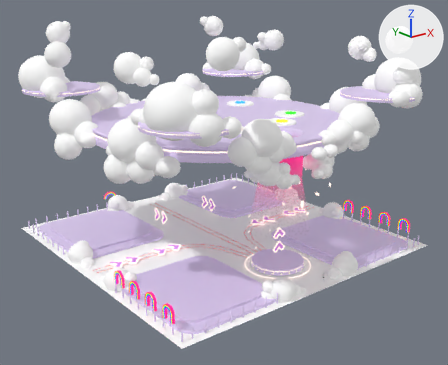
One commit to the glTF model scene/models/scene.glb: the scene before it, then after it.
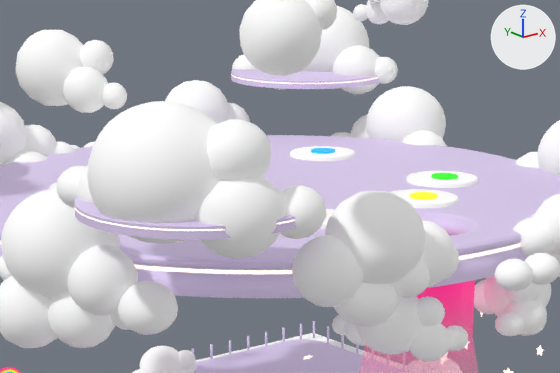
The first picture shows the older version from a camera (50 mm lens) standing at (-78.8, -100.7, 52.4) and looking at (-0.6, -3.0, 13.4). The close-ups show both versions on the part from 24% to 75% of the width and 11% to 53% of the height of that picture; other places that the commit changed are outside them. The axes (+X, +Y, +Z) are drawn at upper right. The lights are the same throughout. Objects named as collision shapes, trigger or cutter boxes, shadow casters or lower levels of detail are left out. Where no turn or scale is listed for an object, it has been applied to the vertices.

In view in the first close-up: 'Circle.041', 'Circle.045', 'CloudA', 'CloudB', 'CloudB.001', 'CloudB.003', 'CloudC', 'CloudD', 'CloudE', 'Cylinder.001', 'GamePlatform', 'GamePlatform.001', 'GroundPlane.001'.
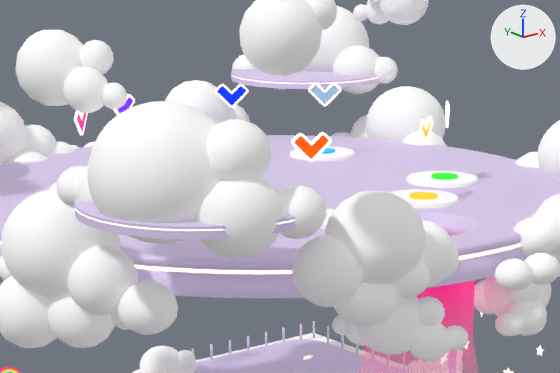
Where the change shows, as pixel boxes [x1, y1, x2, y2] in the close-ups (560 x 373 px):
'arrow.009', added: after [291, 132, 332, 162]
'arrow.005', added (blue): after [215, 84, 249, 108]
'Circle.041', recoloured: [311, 148, 438, 200] in both
'arrow.006', added: after [308, 83, 342, 106]
'arrow.008', added: after [419, 116, 433, 145]
'arrow.004', added: after [74, 110, 87, 135]
'arrow.003', added: after [113, 94, 135, 115]
'GroundPlane.003', added: after [448, 350, 457, 373]
'WingLP', added: after [447, 349, 463, 373]
'arrow.007', added: after [445, 101, 450, 128]

Patch to the scene script:
```diff
--- a/scene/models/scene.glb.py
+++ b/scene/models/scene.glb.py
@@ mat_neonred @@
 mat_neonred = principled_material('NeonRed')
-mat_neonred.base_color = (0.801, 0.0, 0.0)  # red #e70000
-mat_neonred.emission_color = (0.799, 0.0, 0.0)  # red #e70000
+mat_neonred.base_color = (0.801, 0.0, 0.0599)  # pink #e70045
+mat_neonred.emission_color = (0.799, 0.0, 0.0595)  # pink #e70045
 mat_neonred.emission_strength = 1.0
@@ mat_neonorange @@
 mat_neonorange = principled_material('NeonOrange')
-mat_neonorange.base_color = (0.8, 0.194, 0.0)  # orange #e77a00
+mat_neonorange.base_color = (0.801, 0.0716, 0.0)  # orange #e74c00
 mat_neonorange.roughness = 1.0
-mat_neonorange.emission_color = (0.799, 0.194, 0.0)  # orange #e77a00
+mat_neonorange.emission_color = (0.799, 0.0722, 0.0)  # orange #e74c00
 mat_neonorange.emission_strength = 1.0
@@ mat_wings @@
+mat_wings = bpy.data.materials.new('Wings')
+# uses the picture img_wingstex
@@ ob_winglp @@
+ob_winglp = bpy.data.objects.new('WingLP', me_plane_015)  # 984 vertices, 1958 faces; spans x -10.19..3.05, y -7.4..5.84, z 3.89..7.99
+ob_winglp.location = (16.05, -10.46, 3.94)
@@ ob_groundplane_003 @@
+ob_groundplane_003 = bpy.data.objects.new('GroundPlane.003', me_plane_011)  # 144 vertices, 284 faces; spans x -3.48..3.48, y -3.49..3.49, z -5.06..5.06; in mat_metal (white #d6c8e7), mat_neon_001 (white #e7e7e7)
+ob_groundplane_003.location = (12.22, -10.98, 8.38)
@@ ob_arrow_009 @@
+ob_arrow_009 = bpy.data.objects.new('arrow.009', me_plane_023)  # 131 vertices, 234 faces; spans x -1.47..1.46, y -0.79..0.77, z -1.47..0.76; in mat_neon_001 (white #e7e7e7), mat_neonorange (orange #e74c00)
+ob_arrow_009.location = (-5.99, -13.2, 33.0)
@@ ob_arrow_008 @@
+ob_arrow_008 = bpy.data.objects.new('arrow.008', me_plane_022)  # 131 vertices, 234 faces; spans x -1.43..1.43, y -0.86..0.84, z -1.47..0.76; in mat_neon_001 (white #e7e7e7), mat_neonyellow (yellow #e7c900)
+ob_arrow_008.location = (6.02, -13.2, 33.0)
@@ ob_arrow_007 @@
+ob_arrow_007 = bpy.data.objects.new('arrow.007', me_plane_021)  # 131 vertices, 234 faces; spans x -1.12..1.13, y -1.26..1.24, z -1.47..0.76; in mat_neon_001 (white #e7e7e7), mat_neongreen (green #17e700)
+ob_arrow_007.location = (13.39, -8.16, 33.0)
@@ ob_arrow_006 @@
+ob_arrow_006 = bpy.data.objects.new('arrow.006', me_plane_020)  # 131 vertices, 234 faces; spans x -1.35..1.37, y -0.97..0.99, z -1.47..0.76; in mat_neon_001 (white #e7e7e7), mat_blue (blue #a3cbe7)
+ob_arrow_006.location = (13.32, 8.12, 33.0)
@@ ob_arrow_005 @@
+ob_arrow_005 = bpy.data.objects.new('arrow.005', me_plane_019)  # 131 vertices, 234 faces; spans x -1.35..1.37, y -0.97..0.99, z -1.47..0.76; in mat_neon_001 (white #e7e7e7), mat_neonindigo (blue #000fe7)
+ob_arrow_005.location = (5.96, 12.9, 33.0)
@@ ob_arrow_004 @@
+ob_arrow_004 = bpy.data.objects.new('arrow.004', me_plane_016)  # 131 vertices, 234 faces; spans x -1.25..1.24, y -1.12..1.14, z -1.47..0.76; in mat_neon_001 (white #e7e7e7), mat_neonpink (pink #e70089)
+ob_arrow_004.location = (-13.29, 8.18, 33.0)
@@ ob_arrow_003 @@
+ob_arrow_003 = bpy.data.objects.new('arrow.003', me_plane_013)  # 131 vertices, 234 faces; spans x -1.55..1.55, y -0.51..0.53, z -1.47..0.76; in mat_neon_001 (white #e7e7e7), mat_neonviolet (purple #7200e7)
+ob_arrow_003.location = (-6.06, 13.03, 33.0)
```
